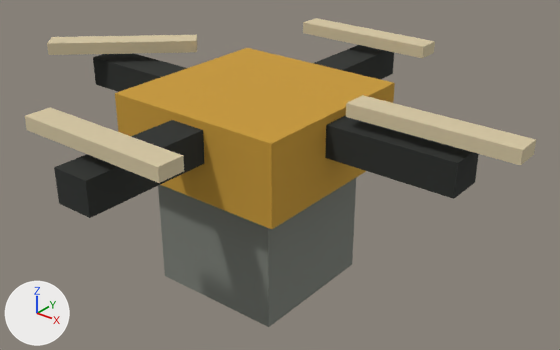
The glTF model docs/vision/assets/generated/drone.gltf as it was, and as the next commit left it.
Before and after are seen from a 50 mm camera at (1.447, -1.699, 1.313) aimed at (0.072, 0.021, 0.247). Lighting does not change. The marker at lower left points along +X, +Y and +Z. The picture after the commit comes second. Where no turn or scale is listed for an object, it has been applied to the vertices.

The first picture shows 'armX', 'armZ', 'blade0', 'blade1', 'blade2', 'blade3', 'body', 'cargo'.
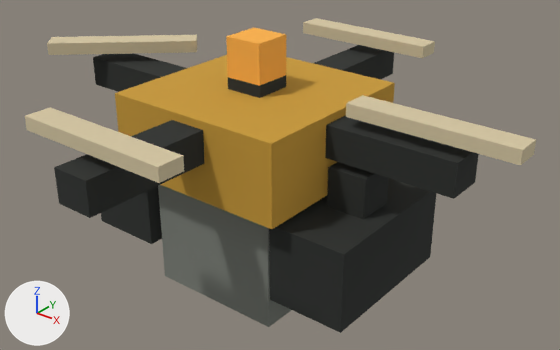
What differs and where, as boxes [x1, y1, x2, y2] in the pictures (560 x 350 px):
'skidRail1', added (black)
    after: [269, 178, 436, 333]
'beacon', added (orange)
    after: [226, 28, 286, 86]
'skidStrut1', added (black)
    after: [327, 162, 389, 219]
'skidRail-1', added (black)
    after: [101, 186, 162, 244]
'beaconMast', added (black)
    after: [228, 75, 286, 98]

The edits, one by one:
Material 'amber' (mat_amber) is new.
Its base color is (1.0, 0.451, 0.0648) (orange #ffb348).
Its roughness is 1.0.
Mesh me_box_amber is new.
It is a box spanning x -0.0625..0.0625, y -0.0625..0.0625, z -0.0625..0.0625.
It uses material mat_amber (orange #ffb348).
Object 'beacon' (ob_beacon) is new; it shows me_box_amber.
Its location is (0.0, 0.0, 0.625).
Object 'beaconMast' (ob_beaconmast) is new; it shows me_box_charcoal.
Its parent is ob_drone.
Its location is (0.0, 0.0, 0.5).
Its scale is (0.125, 0.125, 0.125).
Object 'skidStrut1' (ob_skidstrut1) is new; it shows me_box_charcoal.
Its parent is ob_drone.
Its location is (0.375, 0.0, 0.25).
Its scale is (0.125, 0.125, 0.25).
Object 'skidRail1' (ob_skidrail1) is new; it shows me_box_charcoal.
Its parent is ob_drone.
Its location is (0.375, 0.0, 0.125).
Its scale is (0.25, 0.5, 0.25).
Object 'skidRail-1' (ob_skidrail_1) is new; it shows me_box_charcoal.
Its parent is ob_drone.
Its location is (-0.375, 0.0, 0.125).
Its scale is (0.25, 0.5, 0.25).
